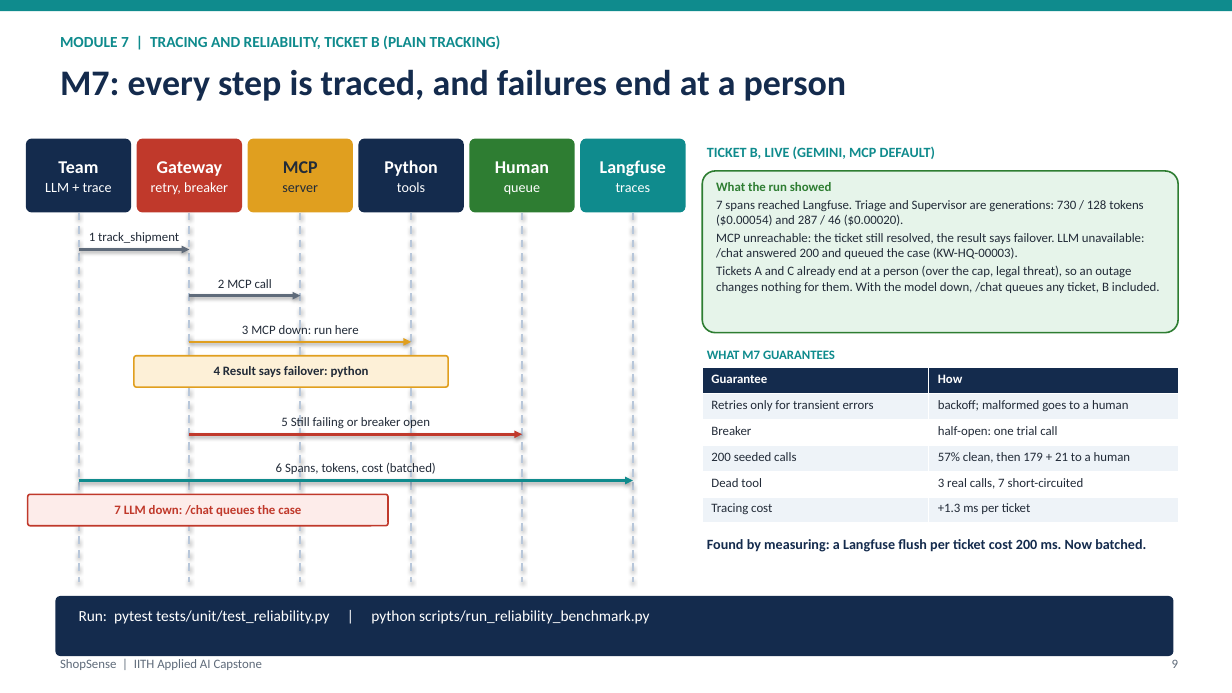
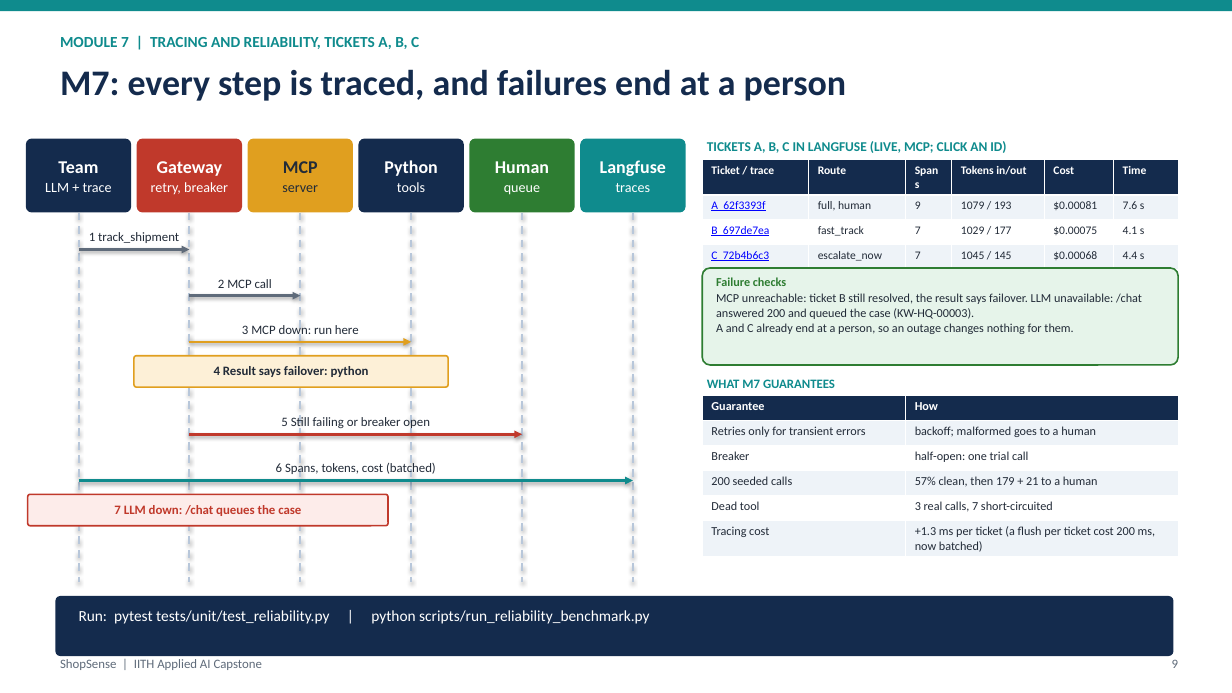
Before and after one commit to abhraj786/iith-ai-capstone-shopsense, a slide deck: slide 9 of docs/deck/iith-ai-capstone-shopsense.pptx. Drawn at 1232x693 pixels with LibreOffice and Linux fonts; fonts in the diff are those of the drawing. Boxes give left, top, right and bottom in pixels: in the first picture for what was removed or moved away, otherwise in the second. Text is boxed around its words. In the diff, an @@ line names an element or a change of style, - is before the commit and + after.

Commit message:
Deck slide 9: show tickets A, B, C live Langfuse traces with links, tokens and cost

```diff
--- a/docs/deck/iith-ai-capstone-shopsense.pptx
+++ b/docs/deck/iith-ai-capstone-shopsense.pptx
@@ text at (x1=60, y1=37, x2=419, y2=49): text changed @@
-MODULE 7 | TRACING AND RELIABILITY, TICKET B (PLAIN TRACKING)
+MODULE 7 | TRACING AND RELIABILITY, TICKETS A, B, C
@@ text at (x1=707, y1=141, x2=1006, y2=153): text changed; size 11 to 10.5 pt @@
-TICKET B, LIVE (GEMINI, MCP DEFAULT)
+TICKETS A, B, C IN LANGFUSE (LIVE, MCP; CLICK AN ID)
@@ table added at (x1=702, y1=160, x2=1178, y2=265), 4 rows, 6 columns @@
+Ticket / trace | Route | Spans | Tokens in/out | Cost | Time
+A 62f3393f | full, human | 9 | 1079 / 193 | $0.00081 | 7.6 s
+B 697de7ea | fast_track | 7 | 1029 / 177 | $0.00075 | 4.1 s
+C 72b4b6c3 | escalate_now | 7 | 1045 / 145 | $0.00068 | 4.4 s
@@ rounded rectangle resized from (x1=702, y1=171, x2=1178, y2=333) to (x1=702, y1=268, x2=1178, y2=365) @@
@@ text at (x1=716, y1=277, x2=1142, y2=334): text changed; size 10 to 9.5 pt @@
-What the run showed
-7 spans reached Langfuse. Triage and Supervisor are generations: 730 / 128 tokens ($0.00054) and 287 / 46 ($0.00020).
-MCP unreachable: the ticket still resolved, the result says failover. LLM unavailable: /chat answered 200 and queued the case (KW-HQ-00003).
-Tickets A and C already end at a person (over the cap, legal threat), so an outage changes nothing for them. With the model down, /chat queues any ticket, B included.
+Failure checks
+MCP unreachable: ticket B still resolved, the result says failover. LLM unavailable: /chat answered 200 and queued the case (KW-HQ-00003).
+A and C already end at a person, so an outage changes nothing for them.
@@ text "WHAT M7 GUARANTEES" moved from (x1=707, y1=350, x2=835, y2=359) to (x1=707, y1=379, x2=835, y2=388) @@
@@ table at (x1=702, y1=396, x2=1178, y2=556) @@
-row 6, column 2: +1.3 ms per ticket
+row 6, column 2: +1.3 ms per ticket (a flush per ticket cost 200 ms, now batched)
@@ size 10 to 9.5 pt in "Guarantee", "How", "Retries only for transient errors", "backoff; malformed goes to a human" and 7 more places @@
@@ table resized from (x1=702, y1=368, x2=1178, y2=523) to (x1=702, y1=396, x2=1178, y2=556) @@
@@ text removed at (x1=707, y1=539, x2=1146, y2=552) @@
-Found by measuring: a Langfuse flush per ticket cost 200 ms. Now batched.
```
Also in this commit, not shown: 1 other file.
